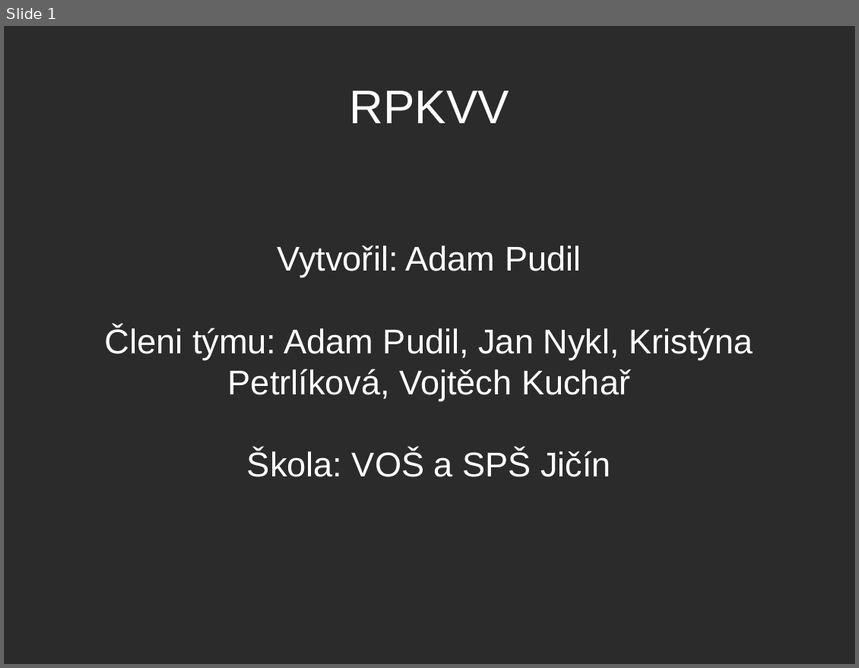
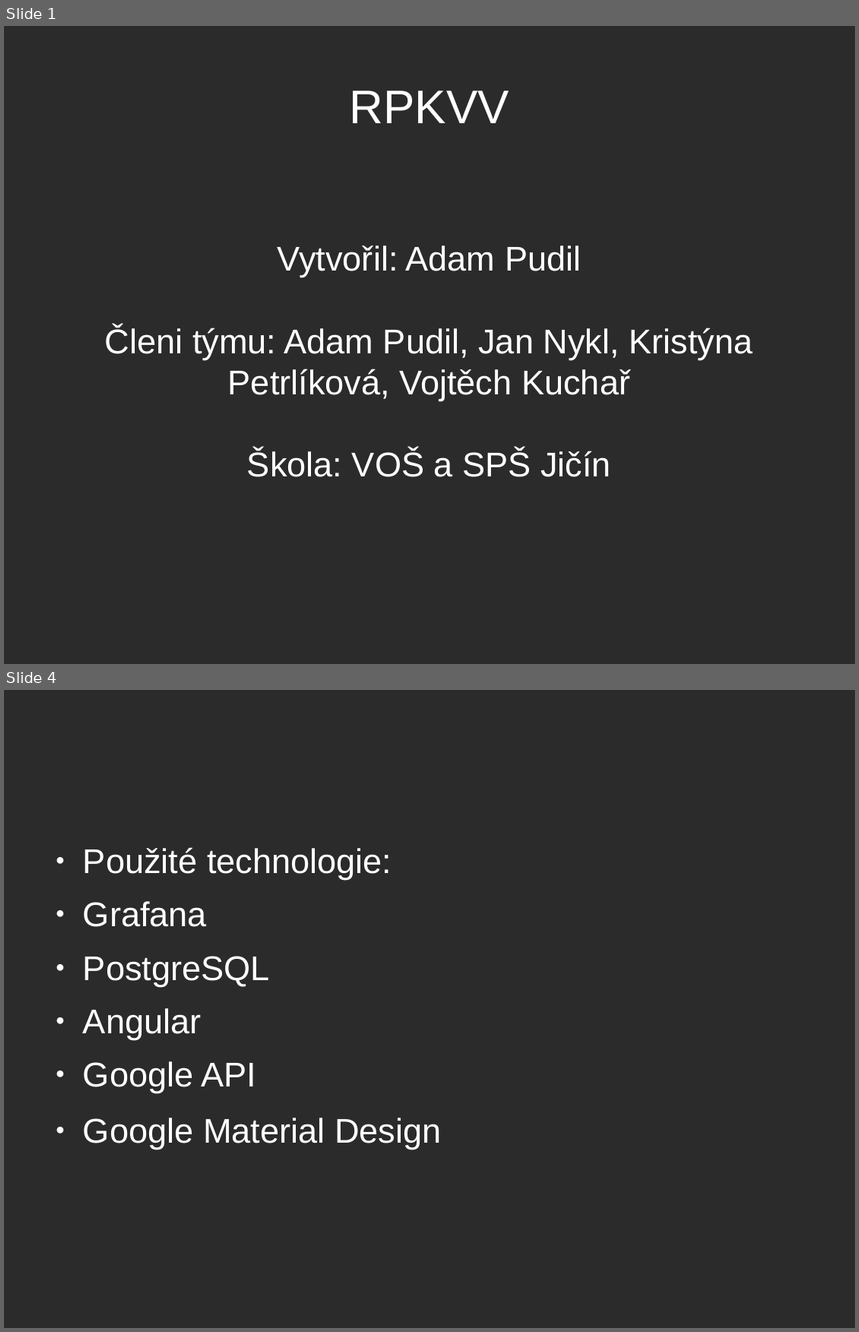
Before and after one commit to body0/Hradec_2020, a slide deck: prezentace/dumat.odp. Shown one above the other, each under a label of ours: slide 1 before the commit, slides 1 and 4 after it; the slides between them are not shown. The pictures are 859x668 and 859x1332 pixels, drawn with LibreOffice and Linux fonts; fonts in the diff are those of the drawing; background and template pictures are left out; a plain dark background stands for a picture behind light text. Boxes give left, top, right and bottom in pixels: in the first picture for what was removed or moved away, otherwise in the second. Text is boxed around its words. In the diff, an @@ line names an element or a change of style, - is before the commit and + after.

```diff
--- a/prezentace/dumat.odp
+++ b/prezentace/dumat.odp
@@ slide 4 added at [4, 690, 855, 1328], background picture (left out) @@
@@ text added at [83, 847, 442, 1150], 32 pt, text #FFFFFF @@
+● Použité technologie:
+● Grafana
+● PostgreSQL
+● Angular
+● Google API
+● Google Material Design
```
Also in this commit, not shown: 1 slide changed, 1 other slide added, 2 slides removed, 15 other files.
